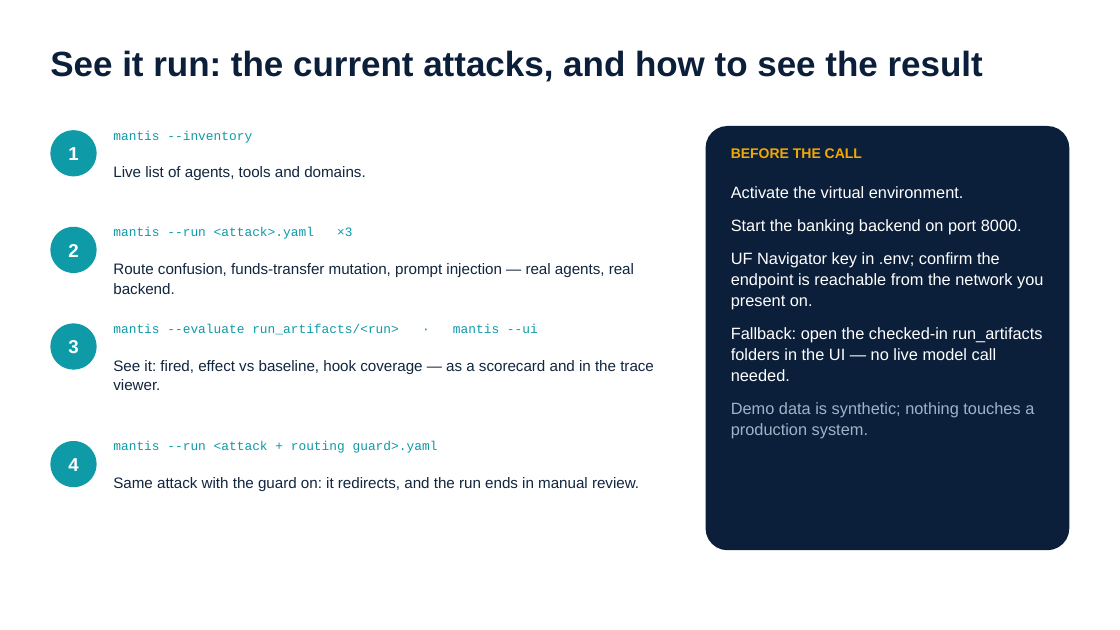
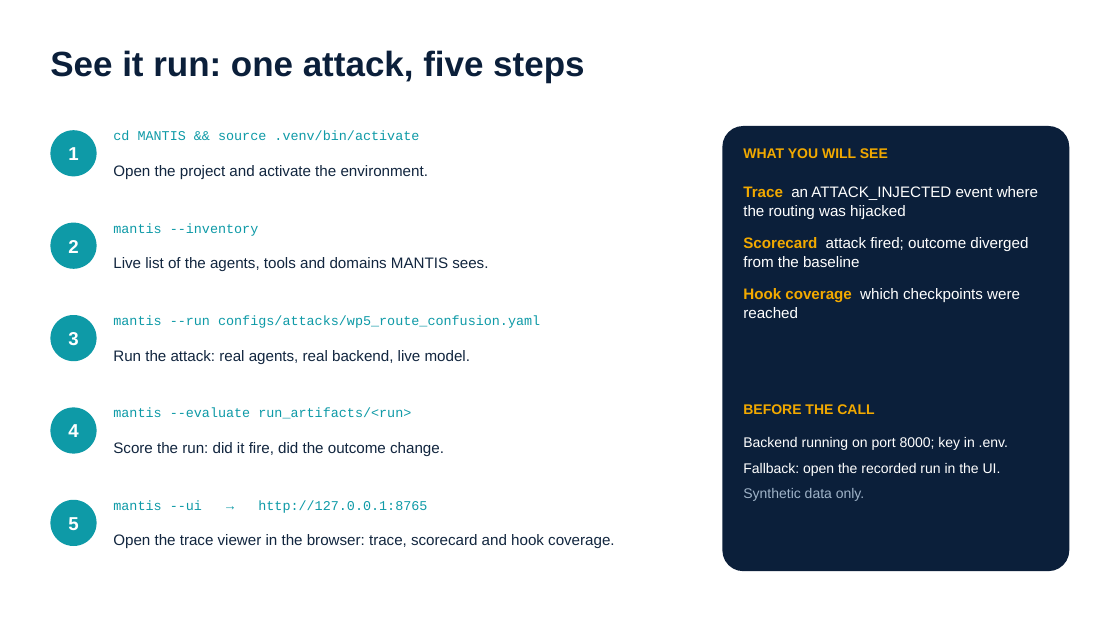
Before and after one commit to smartsystemslab-uf/MANTIS, a slide deck: slide 16 of presentations/MANTIS_Presentation_2026-09-24.pptx. Drawn at 1120x630 pixels with LibreOffice and Linux fonts; fonts in the diff are those of the drawing. Boxes give left, top, right and bottom in pixels: in the first picture for what was removed or moved away, otherwise in the second. Text is boxed around its words. In the diff, an @@ line names an element or a change of style, - is before the commit and + after.

```diff
--- a/presentations/MANTIS_Presentation_2026-09-24.pptx
+++ b/presentations/MANTIS_Presentation_2026-09-24.pptx
@@ text at box(50, 50, 584, 82): text changed @@
-See it run: the current attacks, and how to see the result
+See it run: one attack, five steps
@@ text at box(113, 131, 419, 140): text changed; size 11 to 11.5 pt @@
-mantis --inventory
+cd MANTIS && source .venv/bin/activate
@@ rounded rectangle: place and size @@
-rounded rectangle at box(706, 126, 1070, 550)
+rounded rectangle at box(723, 126, 1070, 571)
@@ text added at box(743, 148, 888, 158), 12 pt, text #F2A900, bold @@
+WHAT YOU WILL SEE
@@ text at box(113, 165, 428, 179): text changed @@
-Live list of agents, tools and domains.
+Open the project and activate the environment.
@@ text added at box(743, 186, 1038, 318), 13 pt, text #FFFFFF @@
+Trace an ATTACK_INJECTED event where the routing was hijacked
+Scorecard attack fired; outcome diverged from the baseline
+Hook coverage which checkpoints were reached
@@ ellipse "2": place and size @@
-ellipse "2" at box(50, 227, 97, 273)
+ellipse "2" at box(50, 223, 97, 269)
@@ text at box(113, 223, 259, 236): text changed; size 11 to 11.5 pt @@
-mantis --run <attack>.yaml ×3
+mantis --inventory
@@ text at box(113, 257, 488, 271): text changed @@
-Route confusion, funds-transfer mutation, prompt injection — real agents, real backend.
+Live list of the agents, tools and domains MANTIS sees.
@@ ellipse "3": place and size @@
-ellipse "3" at box(50, 323, 97, 370)
+ellipse "3" at box(50, 315, 97, 361)
@@ text at box(113, 315, 540, 328): text changed; size 11 to 11.5 pt @@
-mantis --evaluate run_artifacts/<run> · mantis --ui
+mantis --run configs/attacks/wp5_route_confusion.yaml
@@ text at box(113, 350, 470, 364): text changed @@
-See it: fired, effect vs baseline, hook coverage — as a scorecard and in the trace viewer.
+Run the attack: real agents, real backend, live model.
@@ ellipse "4": place and size @@
-ellipse "4" at box(50, 441, 97, 487)
+ellipse "4" at box(50, 408, 97, 454)
@@ text at box(113, 408, 411, 419): text changed; size 11 to 11.5 pt @@
-mantis --run <attack + routing guard>.yaml
+mantis --evaluate run_artifacts/<run>
@@ text "BEFORE THE CALL": place and size @@
-text "BEFORE THE CALL" at box(731, 148, 862, 158)
+text "BEFORE THE CALL" at box(743, 404, 874, 414)
@@ text at box(113, 442, 444, 456): text changed @@
-Same attack with the guard on: it redirects, and the run ends in manual review.
+Score the run: did it fire, did the outcome change.
@@ text added at box(743, 437, 1008, 501), 12 pt, text #FFFFFF @@
+Backend running on port 8000; key in .env.
+Fallback: open the recorded run in the UI.
+Synthetic data only.
@@ ellipse added at box(50, 500, 97, 546), fill #0E9AA7, 16 pt, text #FFFFFF, bold @@
+5
@@ text added at box(113, 500, 427, 513), 11.5 pt, text #0E9AA7 @@
+mantis --ui → http://127.0.0.1:8765
@@ text at box(113, 534, 614, 548): text changed; size 14 to 13 pt; text colour #FFFFFF to #12263F @@
-Activate the virtual environment.
-Start the banking backend on port 8000.
-UF Navigator key in .env; confirm the endpoint is reachable from the network you present on.
-Fallback: open the checked-in run_artifacts folders in the UI — no live model call needed.
-Demo data is synthetic; nothing touches a production system.
+Open the trace viewer in the browser: trace, scorecard and hook coverage.
```
Also in this commit, not shown: 3 other files.
